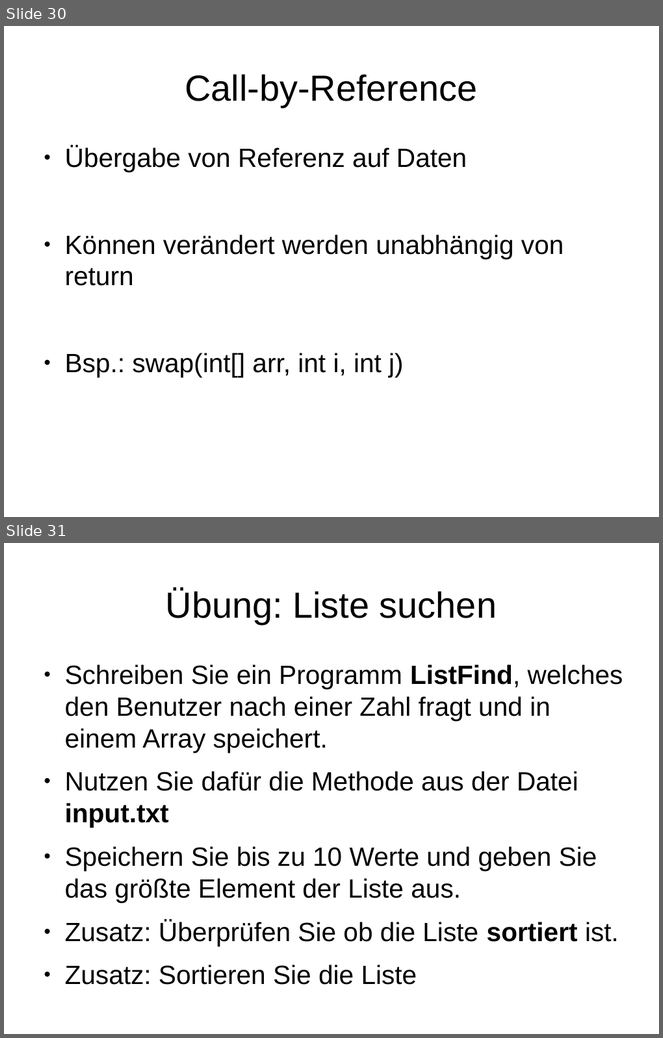
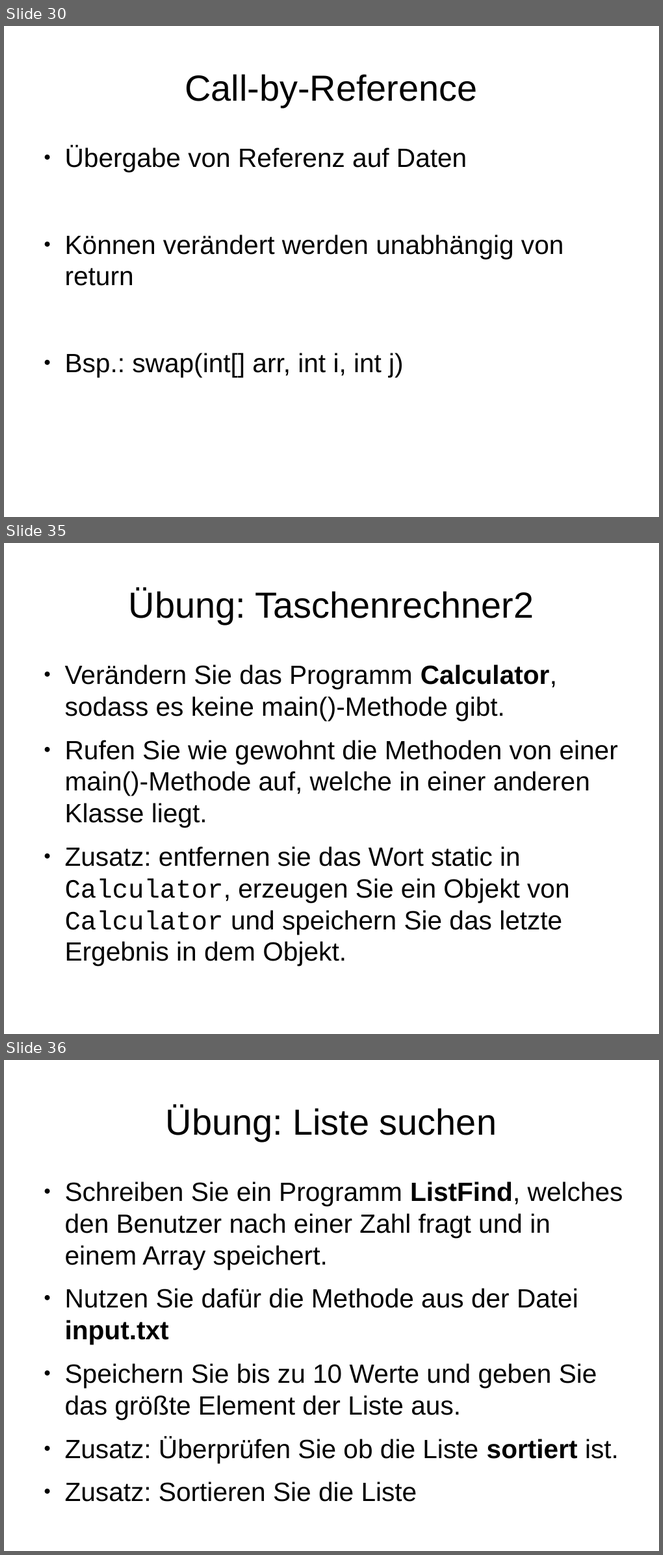
Before and after one commit to mn-io/hello-java, a slide deck: Vorlesung.odp. Shown one above the other, each under a label of ours: slides 30 and 31 before the commit, slides 30, 35 and 36 after it; the slides between them are not shown. The pictures are 663x1038 and 663x1555 pixels, drawn with LibreOffice and Linux fonts; fonts in the diff are those of the drawing. Boxes give left, top, right and bottom in pixels: in the first picture for what was removed or moved away, otherwise in the second. Text is boxed around its words. In the diff, an @@ line names an element or a change of style, - is before the commit and + after.

```diff
--- a/Vorlesung.odp
+++ b/Vorlesung.odp
@@ slide 35 added at <box>4,543,659,1034</box>, background #FFFFFF @@
@@ title added at <box>129,589,534,624</box>, 44 pt, text #000000 @@
+Übung: Taschenrechner2
@@ text added at <box>65,665,618,934</box>, 32 pt, text #000000 @@
+● Verändern Sie das Programm Calculator, sodass es keine main()-Methode gibt.
+● Rufen Sie wie gewohnt die Methoden von einer main()-Methode auf, welche in einer anderen Klasse liegt.
+● Zusatz: entfernen sie das Wort static in Calculator, erzeugen Sie ein Objekt von Calculator und speichern Sie das letzte Ergebnis in dem Objekt.
@@ what was slide 31 is now slide 36 @@
```
Also in this commit, not shown: 8 slides changed, 6 other slides added, 3 slides removed, 1 other file.
